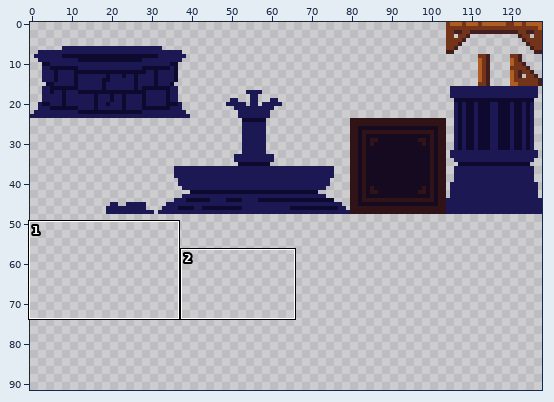
Pixel-art file, stored at assets/sprites/environment/src/midground_tilemap.aseprite. The picture above shows the old version from afar; the outline marks the close-up.
Close-up. As it was:
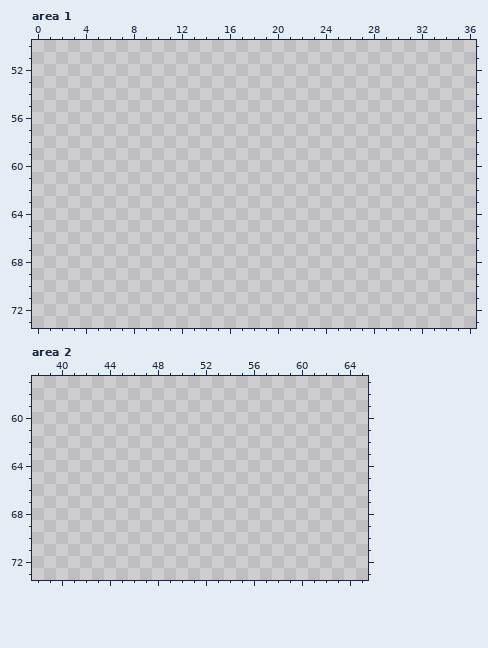
128x440 pixels, 1 frame. Shown: area 1: x 0..36, y 50..73; area 2: x 38..65, y 57..73. The wide view leaves out empty margins. The commit also changed other parts of the picture, which this record leaves out.
Once edited:
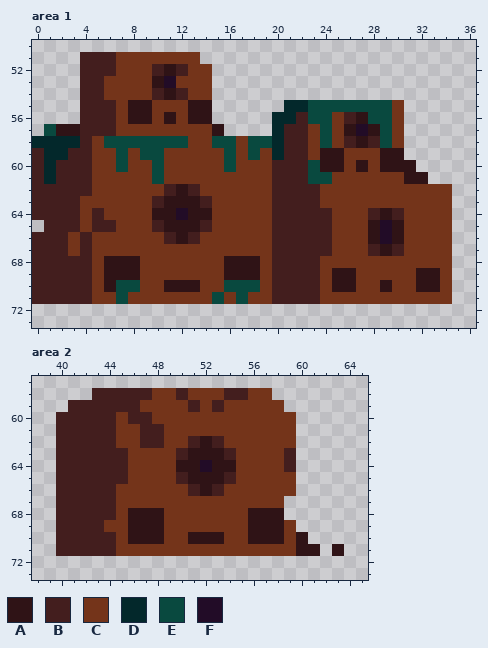
Palette (. is transparent): A #2f1316  B #431e1e  C #74341a  D #03282b  E #09493f  F #220c27
The exact change:
--- area 1
@@ x 0..36 @@
 50 .....................................
-51 .....................................
-52 .....................................
-53 .....................................
-54 .....................................
-55 .....................................
-56 .....................................
-57 .....................................
-58 .....................................
-59 .....................................
-60 .....................................
-61 .....................................
-62 .....................................
-63 .....................................
-64 .....................................
-65 .....................................
-66 .....................................
-67 .....................................
-68 .....................................
-69 .....................................
-70 .....................................
-71 .....................................
+51 ....BBBCCCCCCC.......................
+52 ....BBBCCCBABCC......................
+53 ....BBCCCCAFCCC......................
+54 ....BBCCCCBABCC......................
+55 ....BBBCAACCCAA......DDEEEEEEEC......
+56 ....BBBCAACACAA.....DDBEECBAEEC......
+57 .EAABBBCCCCCCCCA....DBBCECAFAEC......
+58 DDDDBCEEEEEEECCEECEEDBBCECBABEC......
+59 BDDBBCCECEECCCCCECECDBBCAACCCAA......
+60 BDBBBCCECCECCCCCECCCBBBEAACACAAA.....
+61 BDBBBCCCCCECCCCCCCCCBBBEECCCCCCAA....
+62 BBBBBCCCCCCBABCCCCCCBBBBCCCCCCCCCCC..
+63 BBBBCCCCCCBAAABCCCCCBBBBCCCCCCCCCCC..
+64 BBBBCBCCCCAAFAACCCCCBBBBBCCCBABCCCC..
+65 .BBBCBBCCCBAAABCCCCCBBBBBCCCAFACCCC..
+66 BBBCBCCCCCCBABCCCCCCBBBBBCCCAFACCCC..
+67 BBBCBCCCCCCCCCCCCCCCBBBBBCCCBABCCCC..
+68 BBBBBCAAACCCCCCCAAACBBBBCCCCCCCCCCC..
+69 BBBBBCAAACCCCCCCAAACBBBBCAACCCCCAAC..
+70 BBBBBCAEECCAAACCEEECBBBBCAACCACCAAC..
+71 BBBBBCCECCCCCCCECECCBBBBCCCCCCCCCCC..
 72 .....................................
--- area 2
@@ x 38..65 @@
 57 ............................
-58 ............................
-59 ............................
-60 ............................
-61 ............................
-62 ............................
-63 ............................
-64 ............................
-65 ............................
-66 ............................
-67 ............................
-68 ............................
-69 ............................
-70 ............................
-71 ............................
+58 .....BBBBBCCBCCCBBCC........
+59 ...BBBBBBCCCCBCBCCCCC.......
+60 ..BBBBBCBBCCCCCCCCCCCC......
+61 ..BBBBBCCBBCCCCCCCCCCC......
+62 ..BBBBBCCBBCCBABCCCCCC......
+63 ..BBBBBBCCCCBAAABCCCCB......
+64 ..BBBBBBCCCCAAFAACCCCB......
+65 ..BBBBBBCCCCBAAABCCCCC......
+66 ..BBBBBCCCCCCBABCCCCCC......
+67 ..BBBBBCCCCCCCCCCCCCC.......
+68 ..BBBBBCAAACCCCCCCAAA.......
+69 ..BBBBCCAAACCCCCCCAAAC......
+70 ..BBBBBCAAACCAAACCAAACA.....
+71 ..BBBBBCCCCCCCCCCCCCCCAA.A..
 72 ............................
Boxes around the changes in both close-ups, in picture pixels (x1, y1, x2, y2):
added: (32, 52, 452, 304)
added: (56, 388, 344, 556)
